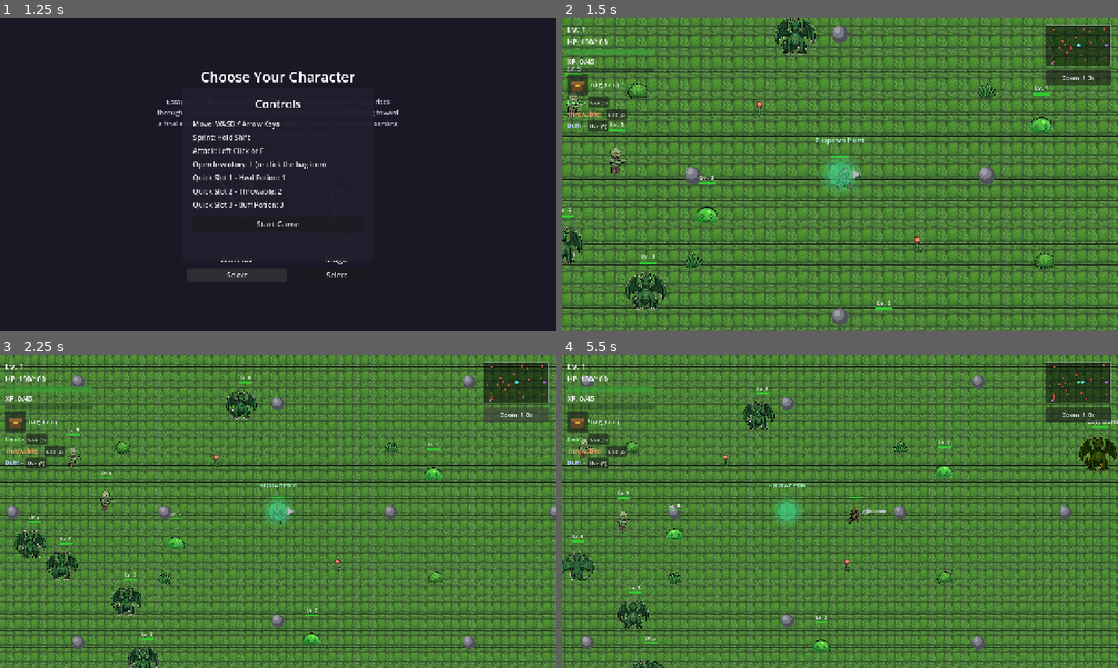
Above: before the commit, frames 1-4 (two rows, left to right).
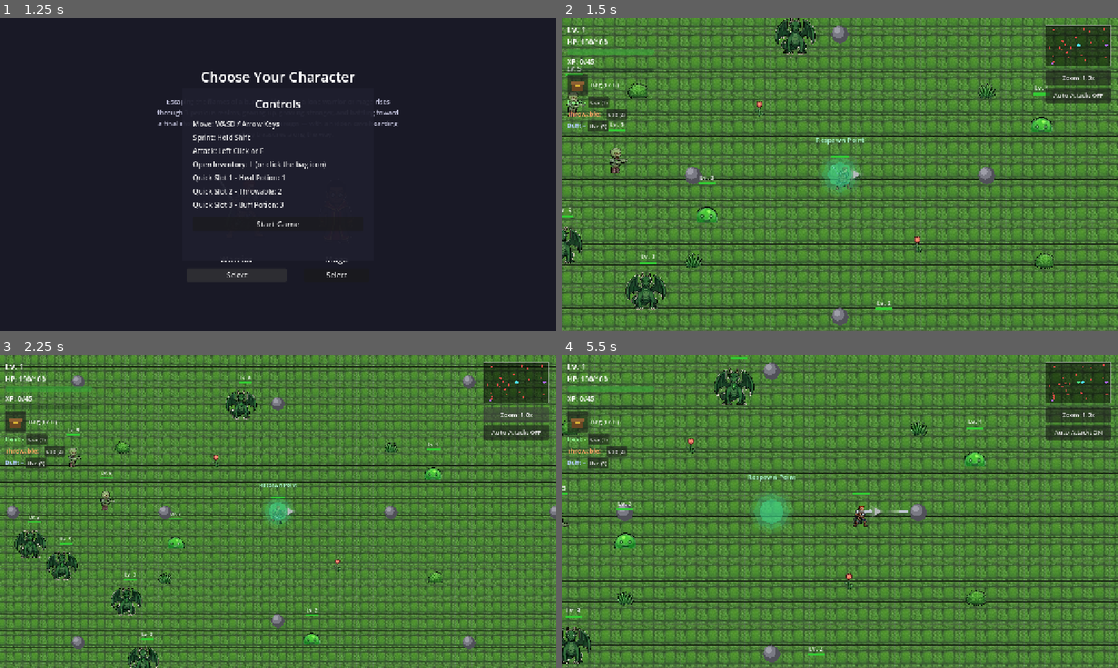
Above: after the commit, the same moments.

Repository: nhanptn1/topdownadventure
Game: Godot game, scene res://scenes/character_select.tscn
Same seed, same stepped clock (60 frames per second), same inputs: the game is played once before the commit and once after it.
Inputs (mouse positions are in pixels of both pictures, inside the frame that each line leads up to):
- Up to frame 1 (1.25 s): click "Select" at 0.5 s
- Up to frame 2 (1.5 s): click "Start Game" at 1.25 s
- Up to frame 3 (2.25 s): click "Zoom: 1.3x" at 2 s
- Up to frame 4 (5.5 s): click "Zoom: 1.0x" at 2.75 s; click (1079, 433) at 3.5 s, where only the run after the commit has a clickable "Auto-Attack: OFF"; click (1079, 433) at 4.25 s, where only the run after the commit has a clickable "Auto-Attack: ON"; tap Enter at 5 s; move the mouse to (962, 495) at 5.02 s; hold D (move_right) from 5.03 s (still down); hold Shift (sprint) from 5.03 s (still down); click (962, 495) at 5.17 s

Frame 1 is identical in both runs. In frame 2, 0.6% of the frame differs, in the area x 87-99%, y 22-28%; in frame 3, 0.6%; in frame 4, 51%, in the area x 0-100%, y 0-100%.

Commit message:
Add auto-attack toggle button
Adds a HUD button that fires the player's attack automatically on cooldown
instead of requiring repeated clicks, using the same facing-direction aim
as manual attacks. Persists across saves like the zoom preference.

Co-Authored-By: Claude Sonnet 5 <noreply@anthropic.com>

Diff:
--- a/scenes/player.tscn
+++ b/scenes/player.tscn
@@ -181,6 +181,17 @@
 tooltip_text = "Toggle camera zoom (or scroll the mouse wheel)"
 text = "Zoom: 1.3x"
 
+[node name="AutoAttackButton" type="Button" parent="MinimapLayer"]
+anchor_left = 1.0
+anchor_right = 1.0
+offset_left = -166.0
+offset_top = 160.0
+offset_right = -16.0
+offset_bottom = 196.0
+theme_override_font_sizes/font_size = 14
+tooltip_text = "Toggle auto-attack (fires on its own instead of needing repeated clicks)"
+text = "Auto-Attack: OFF"
+
 [node name="InventoryUI" parent="." instance=ExtResource("3")]
 
 [node name="EquipPromptDialog" type="ConfirmationDialog" parent="."]
--- a/scripts/global_state.gd
+++ b/scripts/global_state.gd
@@ -12,6 +12,7 @@
 var boss_defeated: bool = false
 var defeated_gate_bosses: Array = []
 var camera_zoom: float = 1.3
+var auto_attack_enabled: bool = false
 
 var storage: Dictionary = {}
 var equipped := {"weapon": "", "armor": "", "accessory": ""}
@@ -52,6 +53,7 @@
 		"boss_defeated": boss_defeated,
 		"defeated_gate_bosses": defeated_gate_bosses,
 		"camera_zoom": camera_zoom,
+		"auto_attack_enabled": auto_attack_enabled,
 		"storage": storage,
 		"equipped": equipped,
 		"quick_slots": quick_slots,
@@ -97,6 +99,7 @@
 		if typeof(entry) == TYPE_STRING:
 			defeated_gate_bosses.append(entry)
 	camera_zoom = float(parsed.get("camera_zoom", camera_zoom))
+	auto_attack_enabled = bool(parsed.get("auto_attack_enabled", auto_attack_enabled))
 	storage = {}
 	for key in loaded_storage.keys():
 		storage[key] = int(loaded_storage[key])
--- a/scripts/player.gd
+++ b/scripts/player.gd
@@ -57,6 +57,7 @@
 @onready var victory_screen: CanvasLayer = $VictoryScreen
 @onready var victory_info_label: Label = $VictoryScreen/Center/VBox/InfoLabel
 @onready var zoom_button: Button = $MinimapLayer/ZoomButton
+@onready var auto_attack_button: Button = $MinimapLayer/AutoAttackButton
 @onready var quick_slot_heal_label: Label = $HUD/Margin/VBox/QuickSlotBar/Heal/Label
 @onready var quick_slot_throwable_label: Label = $HUD/Margin/VBox/QuickSlotBar/Throwable/Label
 @onready var quick_slot_buff_label: Label = $HUD/Margin/VBox/QuickSlotBar/Buff/Label
@@ -115,6 +116,8 @@
 	sprite.play(_resolve_anim("idle"))
 	aim_indicator.rotation = facing_direction.angle()
 	_apply_camera_zoom()
+	auto_attack_button.pressed.connect(_on_auto_attack_button_pressed)
+	_update_auto_attack_button_text()
 	_update_hud()
 
 
@@ -266,6 +269,20 @@
 	GlobalState.save_game()
 
 
+func _update_auto_attack_button_text() -> void:
+	auto_attack_button.text = "Auto-Attack: ON" if GlobalState.auto_attack_enabled else "Auto-Attack: OFF"
+
+
+func _on_auto_attack_button_pressed() -> void:
+	GlobalState.auto_attack_enabled = not GlobalState.auto_attack_enabled
+	_update_auto_attack_button_text()
+	GlobalState.save_game()
+	# If we just turned it on and the weapon is already off cooldown, fire
+	# right away instead of waiting for a cooldown timer that isn't running.
+	if GlobalState.auto_attack_enabled and can_attack and not is_dead:
+		_try_attack()
+
+
 func _step_zoom(direction: int) -> void:
 	var current_index := ZOOM_LEVELS.find(GlobalState.camera_zoom)
 	if current_index == -1:
@@ -326,6 +343,8 @@
 
 func _on_attack_cooldown_timeout() -> void:
 	can_attack = true
+	if GlobalState.auto_attack_enabled and not is_dead:
+		_try_attack()
 
 
 func total_attack_damage() -> int:
